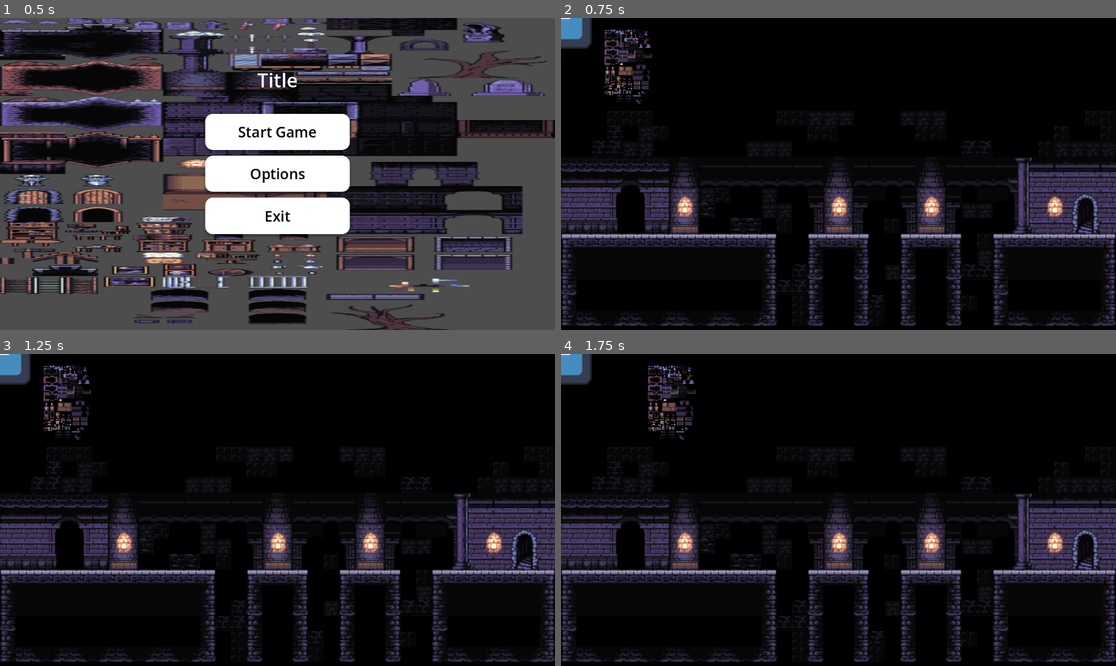
Above: before the commit, frames 1-4 (two rows, left to right).
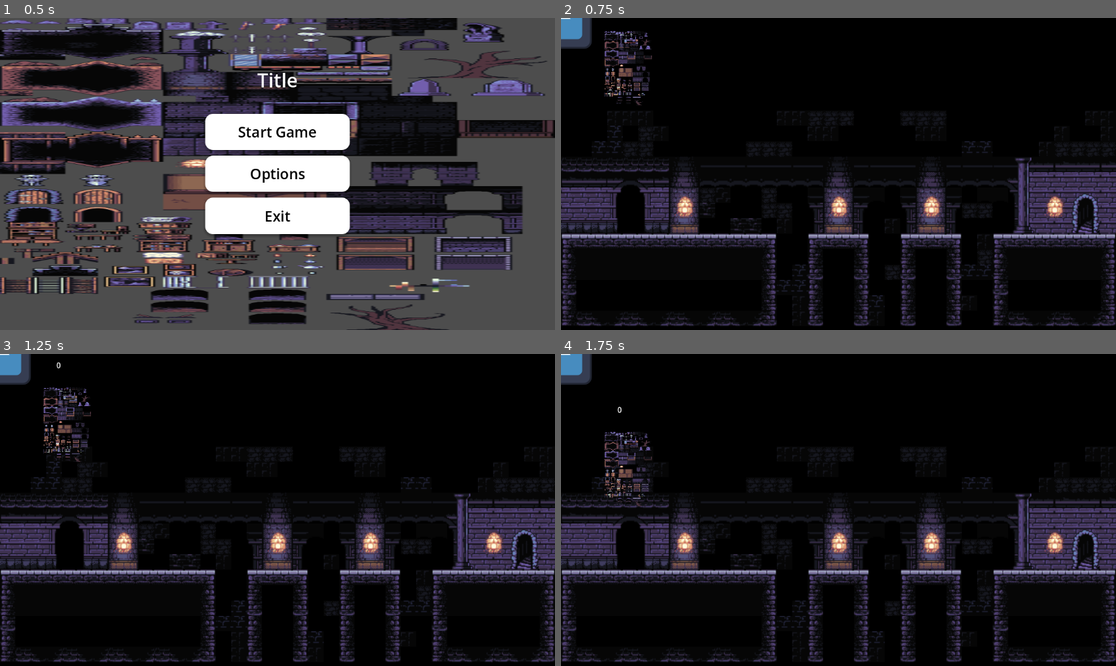
Above: after the commit, the same moments.

Repository: jacobhq/daydream-ldn-25
Game: Godot game, scene res://title scene/title_scene.tscn
Two runs of this game, one before a commit and one after it. Both use one fixed random seed, a clock stepped at 60 frames per second and the inputs below. The engine's default icon, where the game draws it, is replaced by a stand-in: a white triangle on a blue panel in a dark square.
Inputs:
- Up to frame 1 (0.5 s): no input
- Up to frame 2 (0.75 s): click "Start Game" at 0.5 s
- Up to frame 3 (1.25 s): no input
- Up to frame 4 (1.75 s): hold Right (ui_right) from 1.28 s (still down)

Frame 1 is identical in both runs. In frame 2, 0.8% of the frame differs, in the area x 7-17%, y 3-29%; in frame 3, 1.3%; in frame 4, 1.7%, in the area x 7-25%, y 3-49%.

Commit message:
WIP gravity (also broke movement)

Diff:
--- a/player.gd
+++ b/player.gd
@@ -3,24 +3,24 @@
 @export var start_time: float = 60.0
 
 const GRAVITY = 200.0
+const WALK_SPEED = 200
 
 var time_left: float
 @onready var timer_label: Label = $TimerLabel
 func _physics_process(delta: float) -> void:
 	velocity.y += delta * GRAVITY
 
-	var input_vector = Vector2.ZERO
+	if Input.is_action_pressed("ui_right"):
+		velocity.x = WALK_SPEED
+	if Input.is_action_pressed("ui_left"):
+		velocity.x = -WALK_SPEED
+	if Input.is_action_pressed("ui_down"):
+		velocity.y = -WALK_SPEED
+	if Input.is_action_pressed("ui_up"):
+		velocity.y = WALK_SPEED
+	else:
+		velocity.x = 0
 
-	if Input.is_action_pressed("ui_right"):
-		input_vector.x += 1
-	if Input.is_action_pressed("ui_left"):
-		input_vector.x -= 1
-	if Input.is_action_pressed("ui_down"):
-		input_vector.y += 1
-	if Input.is_action_pressed("ui_up"):
-		input_vector.y -= 1
-
-	velocity = input_vector.normalized() * speed
 	move_and_slide()
 
 func _process(delta: float) -> void:
